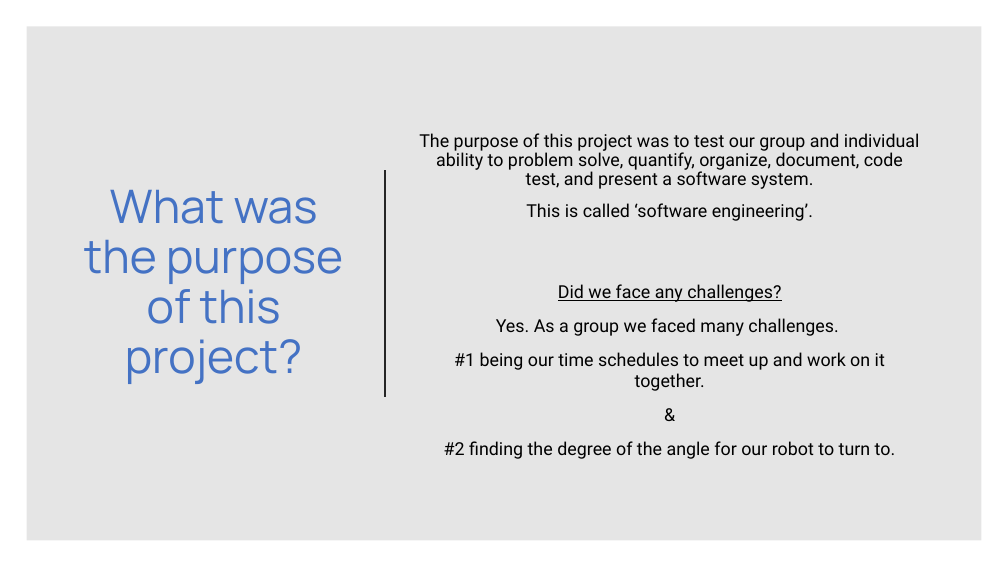
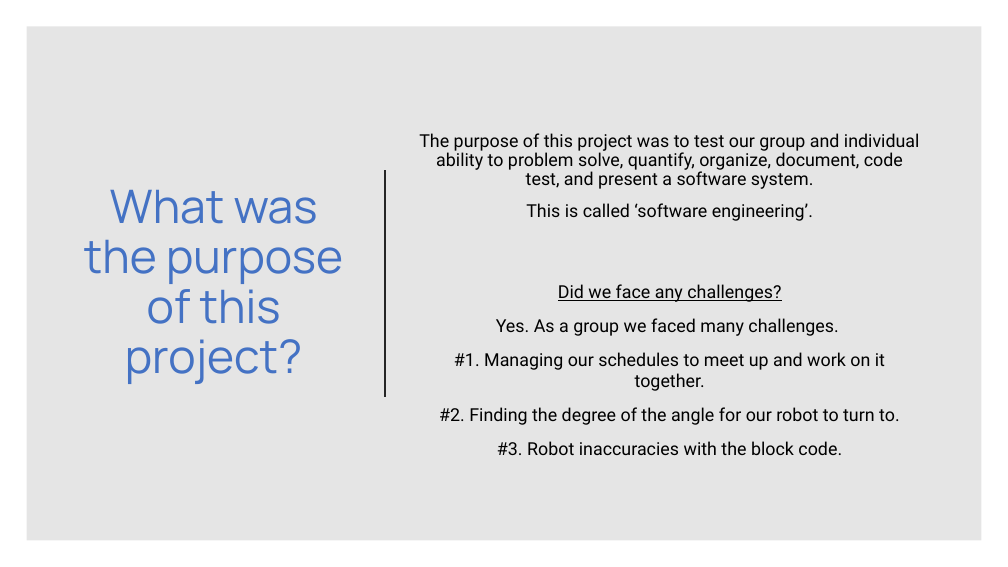
Before and after one commit to remyxr89/Presentation, a slide deck: slide 2 of Sprint 4 – Presentation.pptx. Drawn at 1008x567 pixels with LibreOffice and Linux fonts; fonts in the diff are those of the drawing. Boxes give left, top, right and bottom in pixels: in the first picture for what was removed or moved away, otherwise in the second. Text is boxed around its words. In the diff, an @@ line names an element or a change of style, - is before the commit and + after.

```diff
--- a/Sprint 4 – Presentation.pptx
+++ b/Sprint 4 – Presentation.pptx
@@ text at [439,352,900,455]: text changed @@
-#1 being our time schedules to meet up and work on it together.
-&
-#2 finding the degree of the angle for our robot to turn to.
+#1. Managing our schedules to meet up and work on it together.
+#2. Finding the degree of the angle for our robot to turn to.
+#3. Robot inaccuracies with the block code.
```
Also in this commit, not shown: 4 other slides changed, 1 slide added.
